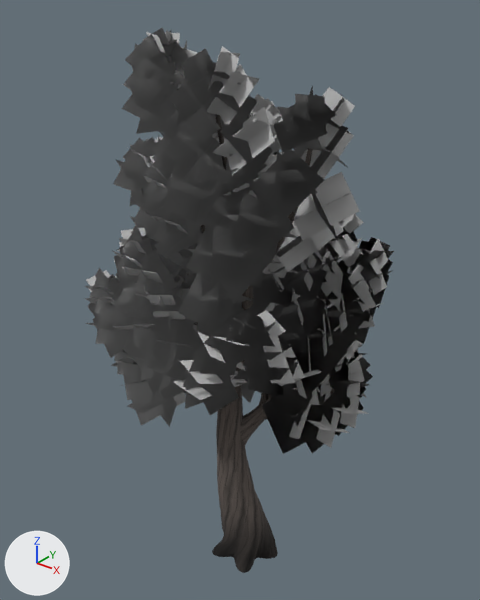
The glTF model assets/nature/TwistedTree_2.gltf: old version first, new version second.
Rendered twice from a 50 mm camera at (12.13, -15.49, 20.22) aimed at (-1.3, 1.3, 9.81). Every picture has the same lights, and +X, +Y and +Z are marked at lower left. The older version comes first. Vertices at exactly the same position are counted once.

Names of what the first picture shows: 'TwistedTree_2'.
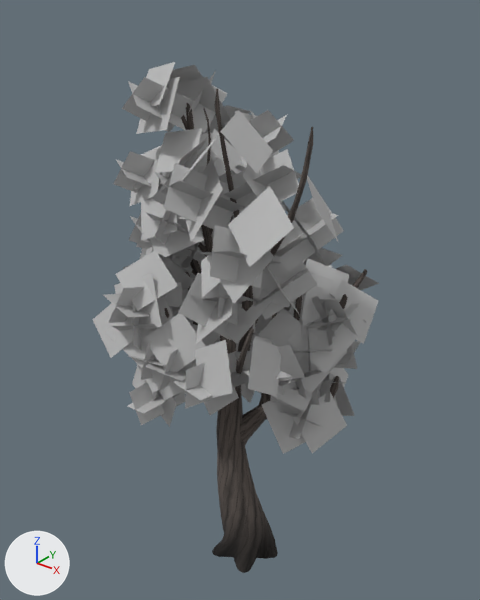
Pixel boxes (x1, y1, x2, y2) of what changed, in the pictures (480 x 600 px):
'TwistedTree_2', reshaped (7% narrower, 6% shorter): before (84, 28, 394, 573); after (92, 62, 379, 573)
part 1 of me_tree_039, deleted: before (84, 28, 394, 448)
part 2 of me_tree_039, cut back (mostly hidden): before (129, 98, 335, 572); after (129, 89, 367, 405)

The change, as a diff of the scene's bpy script:
```diff
--- a/assets/nature/TwistedTree_2.gltf.py
+++ b/assets/nature/TwistedTree_2.gltf.py
@@ me_tree_039 @@
 # used by ob_twistedtree_2; location = (0.0, 0.0, 0.0)
-me_tree_039.from_pydata(...)  # 8257 vertices, 9134 faces; spans x -6.6..3.9, y -3.7..5.5, z -0.2..18.7
+me_tree_039.from_pydata(...)  # 2584 vertices, 2738 faces; spans x -6.2..3.6, y -3.3..5.4, z -0.2..17.8
+# me_tree_039 part 1: 814 loose pieces with 3256 vertices, spanning x -6.6..3.9, y -3.7..5.5, z 5.1..18.7, are deleted
+# me_tree_039 part 2: 62 vertices moved within x -5.4..2.6, y -2.1..4.3, z 7.1..17.1; 2417 vertices removed from x -5.6..3.1, y -2.4..4.4, z -0.2..17.6
 me_tree_039.materials.append(mat_bark_twistedtree)
```
